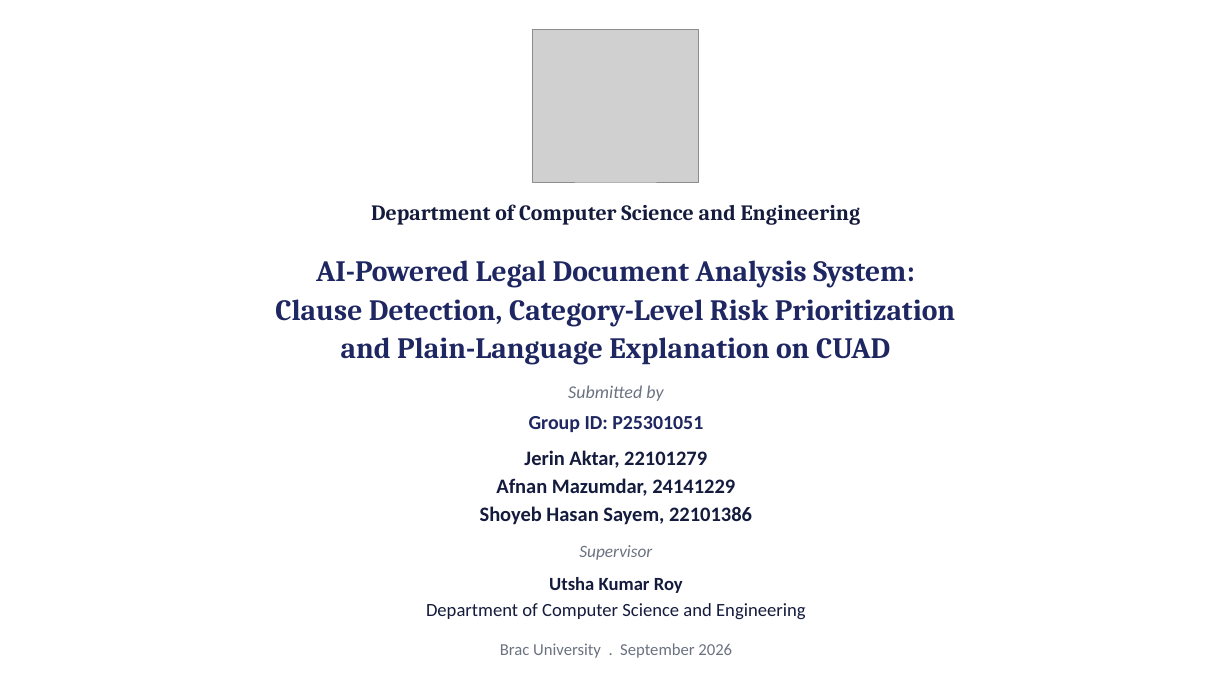
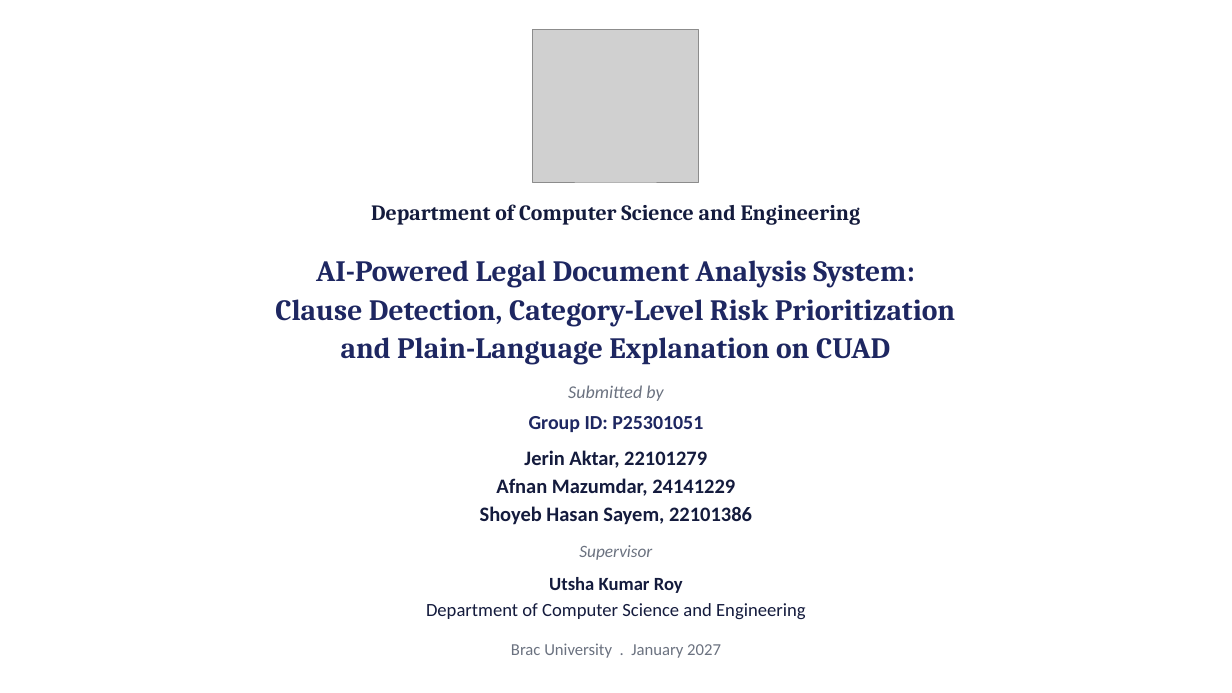
Before and after one commit to afnanmz168/clausify-p3, a slide deck: slide 1 of P25301051-p3-presentation-15-slides.pptx. Drawn at 1232x693 pixels with LibreOffice and Linux fonts; fonts in the diff are those of the drawing; grey boxes stand for pictures. Boxes give left, top, right and bottom in pixels: in the first picture for what was removed or moved away, otherwise in the second. Text is boxed around its words. In the diff, an @@ line names an element or a change of style, - is before the commit and + after.

```diff
--- a/P25301051-p3-presentation-15-slides.pptx
+++ b/P25301051-p3-presentation-15-slides.pptx
@@ text at bbox=[511, 643, 721, 658]: text changed @@
-Brac University . September 2026
+Brac University . January 2027
```
Also in this commit, not shown: 8 other files.
